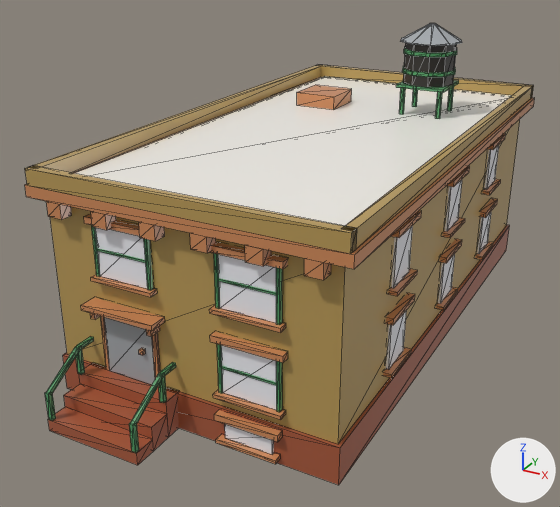
Before and after pictures for a commit that changed the glTF model assets/managed-models/buildings/house-1x2-2f-brownstone-a/house-1x2-2f-brownstone-a.glb.
Rendered twice from a camera (50 mm lens) standing at (1.115, -2.301, 1.369) and looking at (-0.068, -0.151, 0.294). The lights are fixed; the arrows at lower right show +X, +Y and +Z. The picture after the commit comes second. Mesh edges are drawn as thin lines. Vertices at exactly the same position are counted once.

Script lines for the objects in view, before the commit:
```python
me_house_1x2_2f_brownstone_a = bpy.data.meshes.new('house-1x2-2f-brownstone-a')
me_house_1x2_2f_brownstone_a.from_pydata(...)  # 1004 vertices, 1584 faces; spans x -0.5..0.5, y -1.0..0.98, z 0.0..1.0
me_house_1x2_2f_brownstone_a.materials.append(mat_m_house_1x2_2f_brownstone_a)
ob_house_1x2_2f_brownstone_a = bpy.data.objects.new('house-1x2-2f-brownstone-a', me_house_1x2_2f_brownstone_a)
ob_house_1x2_2f_brownstone_a.location = (0.0, 0.0, 0.0)
```
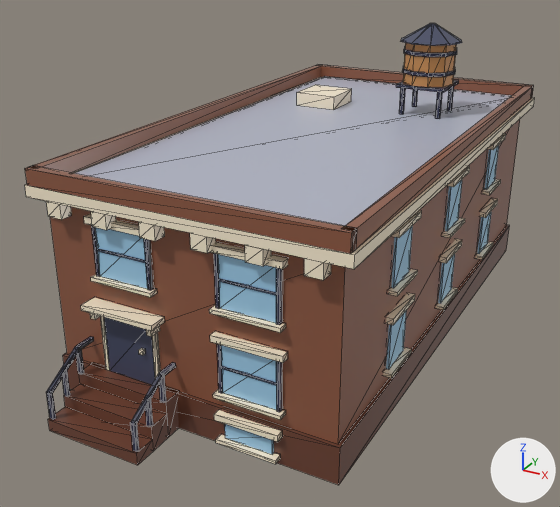
Pixel boxes [x1, y1, x2, y2] of what changed, in the pictures (560 x 507 px; the box of a moved part takes in the faces that stretch with it):
part 1 of me_house_1x2_2f_brownstone_a, added: after [61, 368, 70, 397]
part 2 of me_house_1x2_2f_brownstone_a, added: after [145, 397, 153, 427]
part 3 of me_house_1x2_2f_brownstone_a, moved or reshaped: before [45, 337, 94, 420]; after [46, 337, 94, 420]
part 4 of me_house_1x2_2f_brownstone_a, moved or reshaped: before [129, 364, 176, 453]; after [130, 364, 176, 452]
part 5 of me_house_1x2_2f_brownstone_a, surface changed: [25, 23, 535, 485] in both

The change, as a list of edits to the scene's bpy script:
```text
Change me_house_1x2_2f_brownstone_a:
    used by ob_house_1x2_2f_brownstone_a; location = (0.0, 0.0, 0.0)
    remove me_house_1x2_2f_brownstone_a.from_pydata(...)  # 1004 vertices, 1584 faces; spans x -0.5..0.5, y -1.0..0.98, z 0.0..1.0
    add me_house_1x2_2f_brownstone_a.from_pydata(...)  # 1020 vertices, 1608 faces; spans x -0.5..0.5, y -1.0..0.98, z 0.0..1.0
    me_house_1x2_2f_brownstone_a part 1: a new loose piece, a box spanning x -0.356..-0.344, y -0.931..-0.919, z 0.08..0.172, in mat_m_house_1x2_2f_brownstone_a
    me_house_1x2_2f_brownstone_a part 2: a new loose piece, a box spanning x -0.056..-0.044, y -0.931..-0.919, z 0.08..0.172, in mat_m_house_1x2_2f_brownstone_a
    me_house_1x2_2f_brownstone_a part 3
    33 faces are deleted
    33 new faces join them
    me_house_1x2_2f_brownstone_a part 4
    3 vertices are removed from x -0.06..-0.04, y -0.99, z 0.04..0.13
    37 faces are deleted
    3 vertices are added at (-0.06, -0.98, 0.04), (-0.04, -0.98, 0.13), (-0.06, -0.98, 0.13)
    37 new faces join them
    me_house_1x2_2f_brownstone_a part 5: 1514 kept faces spanning x -0.5..0.5, y -1.0..0.98, z 0.0..1.0 get new texture (UV) coordinates
```
